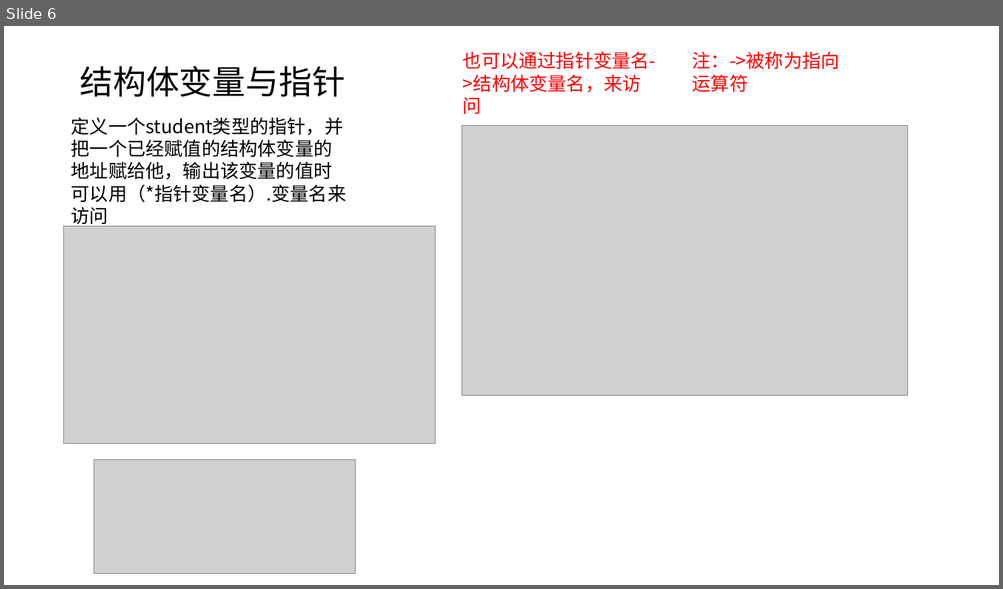
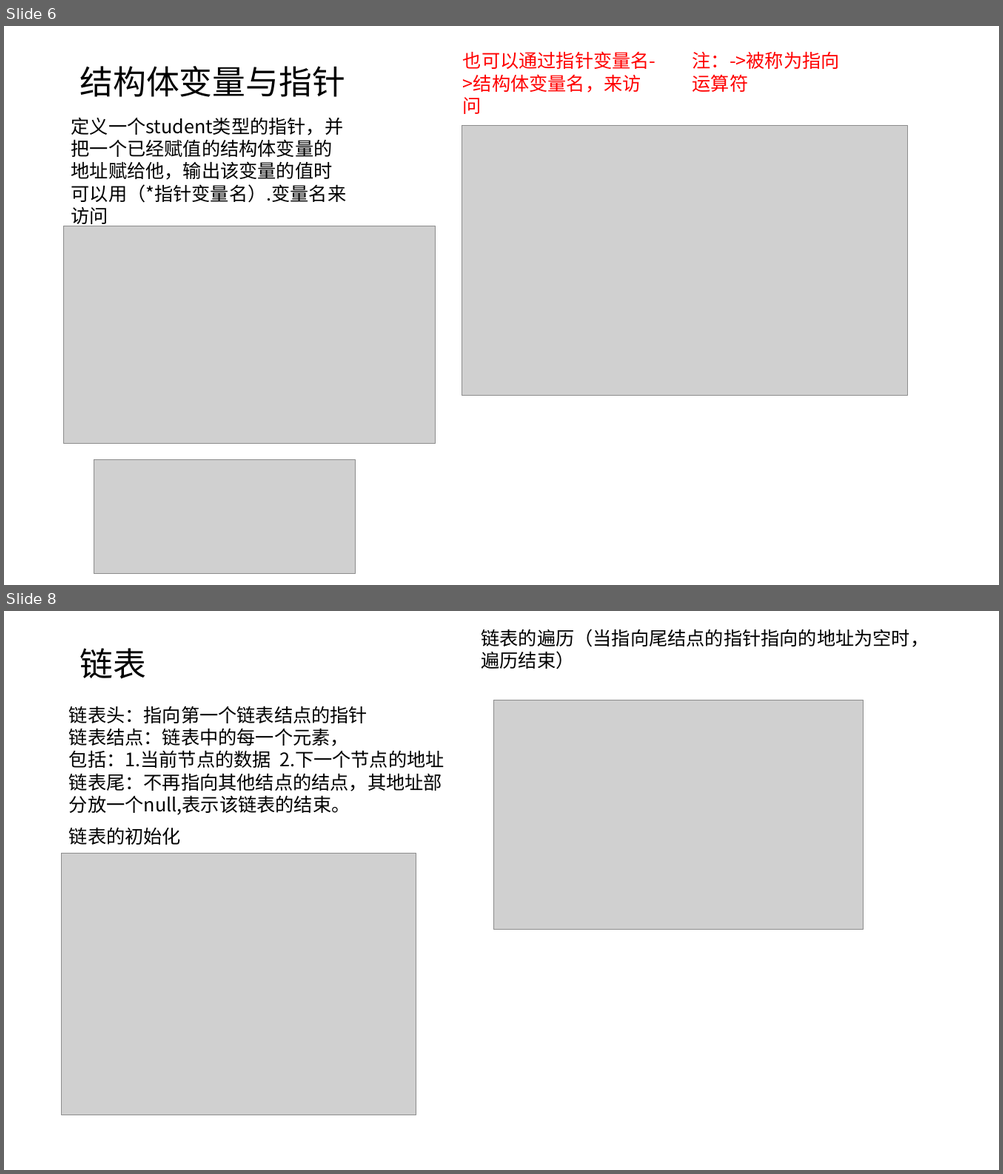
Before and after one commit to SSPUlearningteam1/ClanguagelearningPPT, a slide deck: 20181019-20181026-张雁君.pptx. Shown one above the other, each under a label of ours: slide 6 before the commit, slides 6 and 8 after it; the slides between them are not shown. The pictures are 1003x589 and 1003x1174 pixels, drawn with LibreOffice and Linux fonts; fonts in the diff are those of the drawing; grey boxes stand for pictures. Boxes give left, top, right and bottom in pixels: in the first picture for what was removed or moved away, otherwise in the second. Text is boxed around its words. In the diff, an @@ line names an element or a change of style, - is before the commit and + after.

```diff
--- a/20181019-20181026-张雁君.pptx
+++ b/20181019-20181026-张雁君.pptx
@@ slide 8 added at bbox=[4, 611, 999, 1170], background #FFFFFF @@
@@ text added at bbox=[481, 629, 929, 669], 18 pt, text #000000 @@
+链表的遍历（当指向尾结点的指针指向的地址为空时，遍历结束）
@@ title added at bbox=[79, 648, 146, 679], 32 pt, text #000000 @@
+链表
@@ text added at bbox=[69, 706, 444, 815], 18 pt, text #000000 @@
+链表头：指向第一个链表结点的指针
+链表结点：链表中的每一个元素，
+包括：1.当前节点的数据 2.下一个节点的地址
+链表尾：不再指向其他结点的结点，其地址部分放一个null,表示该链表的结束。
@@ picture added at bbox=[494, 700, 864, 930] @@
@@ text added at bbox=[69, 827, 181, 845], 18 pt, text #000000 @@
+链表的初始化
@@ picture added at bbox=[62, 854, 416, 1116] @@
```
Also in this commit, not shown: 2 other slides added.
